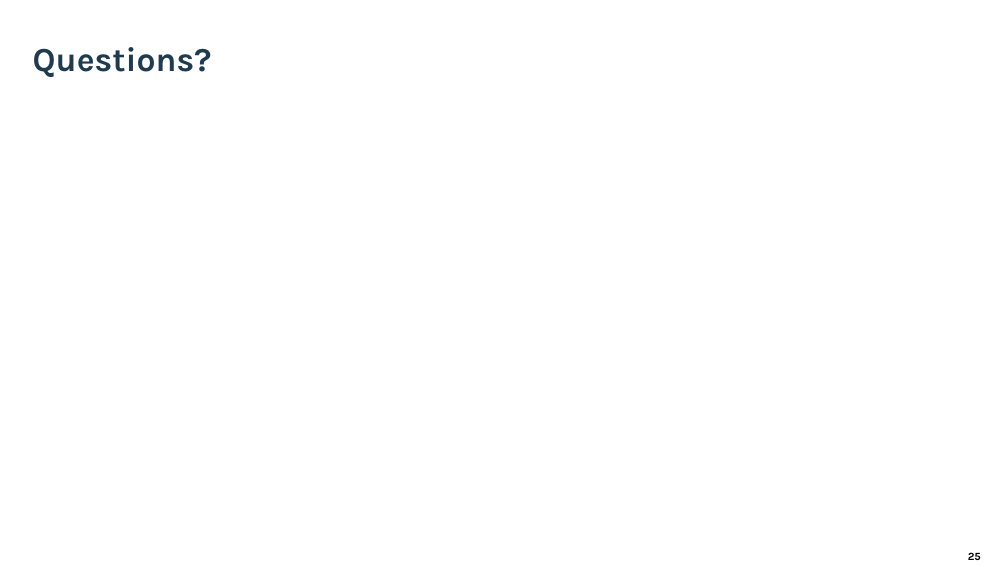
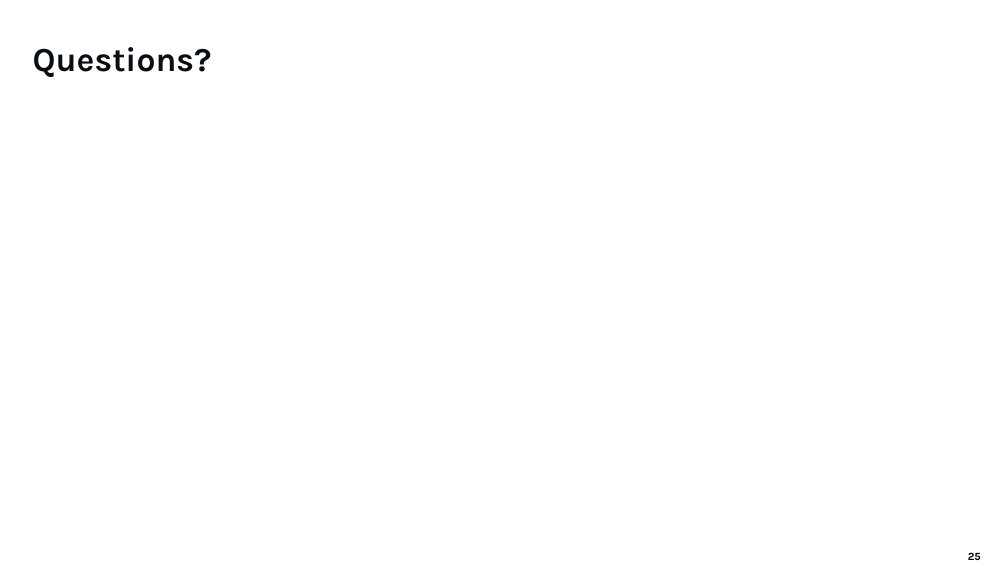
Before and after one commit to vortexgpgpu/vortex, a slide deck: slide 25 of docs/Vortex.pptx. Drawn at 1008x567 pixels with LibreOffice and Linux fonts; fonts in the diff are those of the drawing; background and template pictures are left out. Boxes give left, top, right and bottom in pixels: in the first picture for what was removed or moved away, otherwise in the second. Text is boxed around its words. In the diff, an @@ line names an element or a change of style, - is before the commit and + after.

```diff
--- a/docs/Vortex.pptx
+++ b/docs/Vortex.pptx
@@ text "Questions?" at (33,47,212,77): text colour #203A4E to #080E13, letter outline #203A4E 0.71 pt to none @@
```
Also in this commit, not shown: 29 other slides changed, 48 other files.
